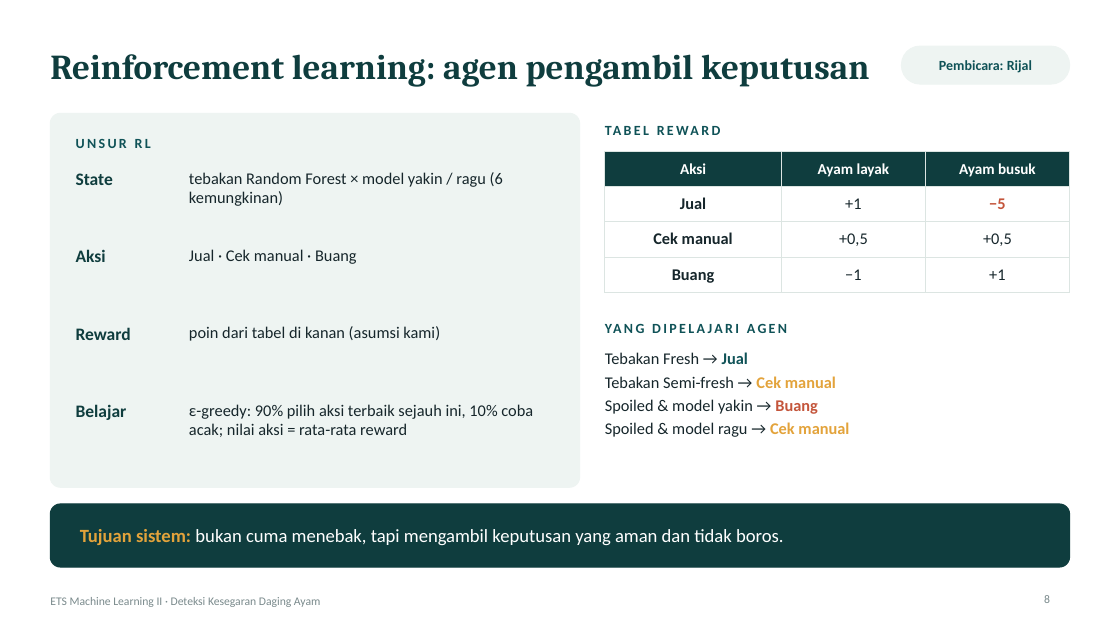
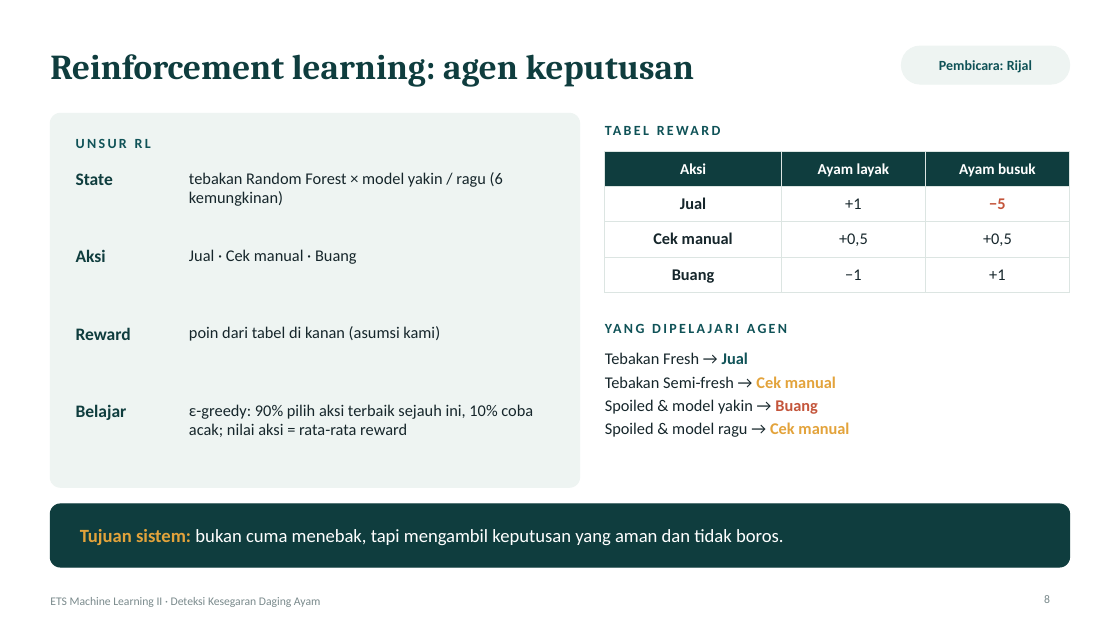
Before and after one commit to MuhammadErlanggaKurniawan/ets-ml2-kelompok, a slide deck: slide 8 of deck/ETS_ML2_Kesegaran_Ayam.pptx. Drawn at 1120x630 pixels with LibreOffice and Linux fonts; fonts in the diff are those of the drawing. Boxes give left, top, right and bottom in pixels: in the first picture for what was removed or moved away, otherwise in the second. Text is boxed around its words. In the diff, an @@ line names an element or a change of style, - is before the commit and + after.

Commit message:
fix(deck): shorter RL slide title so it fits on one line

```diff
--- a/deck/ETS_ML2_Kesegaran_Ayam.pptx
+++ b/deck/ETS_ML2_Kesegaran_Ayam.pptx
@@ title at (x1=50, y1=54, x2=694, y2=86): text changed @@
-Reinforcement learning: agen pengambil keputusan
+Reinforcement learning: agen keputusan
```
Also in this commit, not shown: 1 other file.
